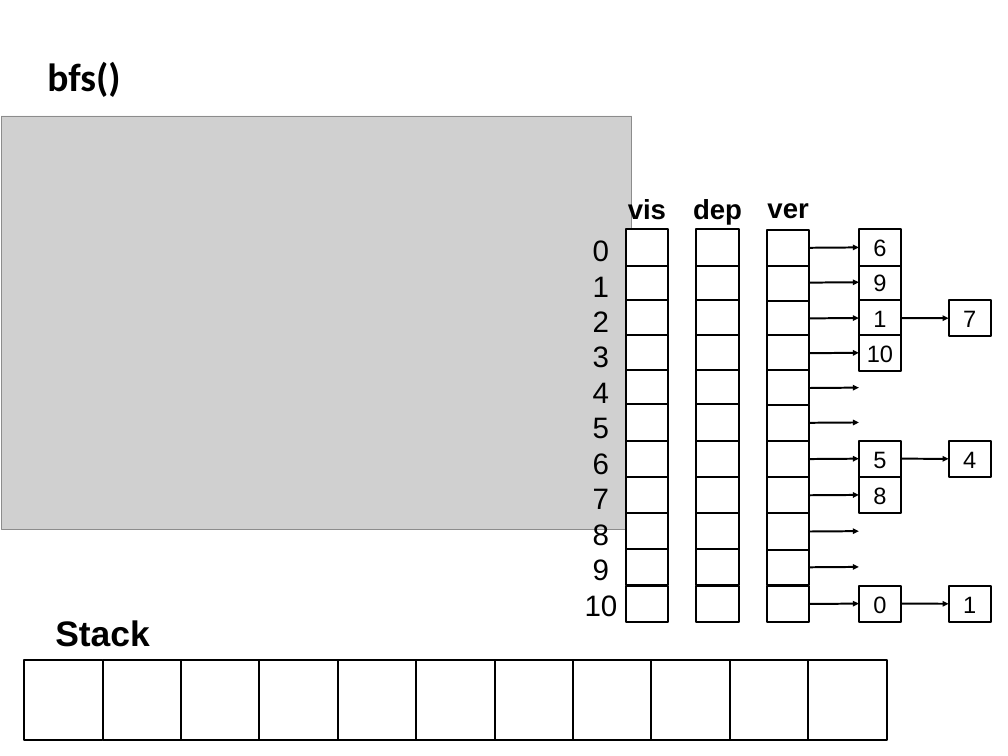
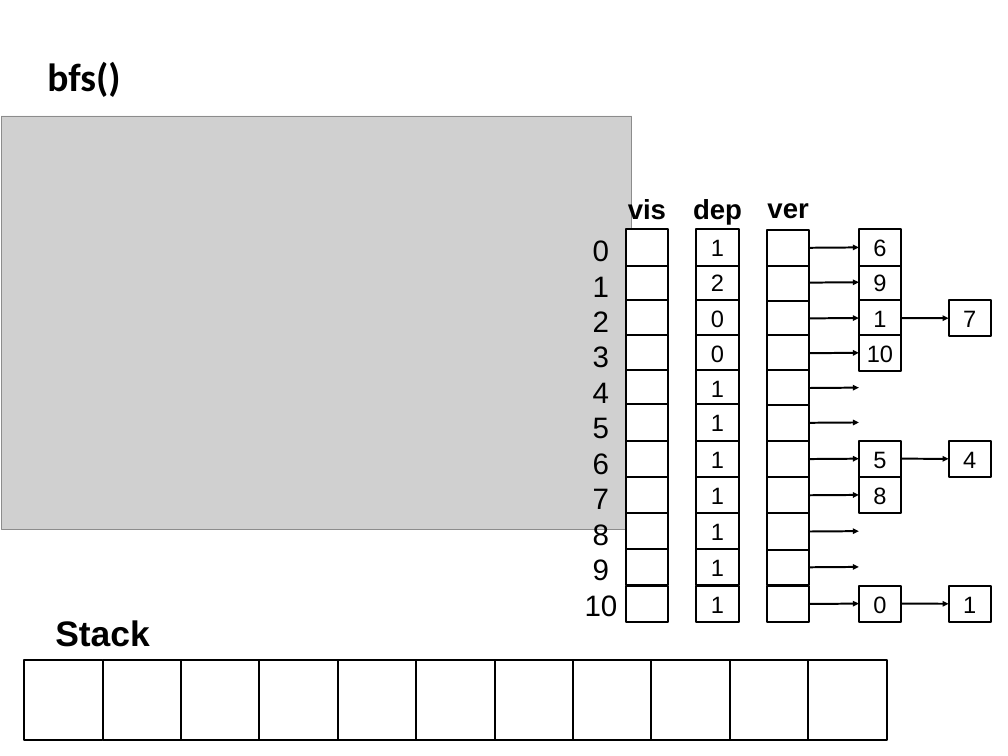
Before and after one commit to WaddFranklin/TopologicalSort, a slide deck: slide 15 of Topological_Sort.pptx. Drawn at 1008x756 pixels with LibreOffice and Linux fonts; fonts in the diff are those of the drawing; grey boxes stand for pictures; background and template pictures are left out. Boxes give left, top, right and bottom in pixels: in the first picture for what was removed or moved away, otherwise in the second. Text is boxed around its words. In the diff, an @@ line names an element or a change of style, - is before the commit and + after.

```diff
--- a/Topological_Sort.pptx
+++ b/Topological_Sort.pptx
@@ text in rectangle at [711, 239, 724, 256]: text added @@
+1
@@ text in rectangle at [711, 274, 724, 291]: text added @@
+2
@@ text in rectangle at [711, 310, 724, 328]: text added @@
+0
@@ text in rectangle at [711, 345, 724, 363]: text added @@
+0
@@ text in rectangle at [711, 380, 724, 397]: text added @@
+1
@@ text in rectangle at [711, 414, 724, 431]: text added @@
+1
@@ text in rectangle at [711, 451, 724, 468]: text added @@
+1
@@ text in rectangle at [711, 487, 724, 504]: text added @@
+1
@@ text in rectangle at [711, 523, 724, 540]: text added @@
+1
@@ text in rectangle at [711, 559, 724, 576]: text added @@
+1
@@ text in rectangle at [711, 596, 724, 613]: text added @@
+1
```
Also in this commit, not shown: 1 other file.
